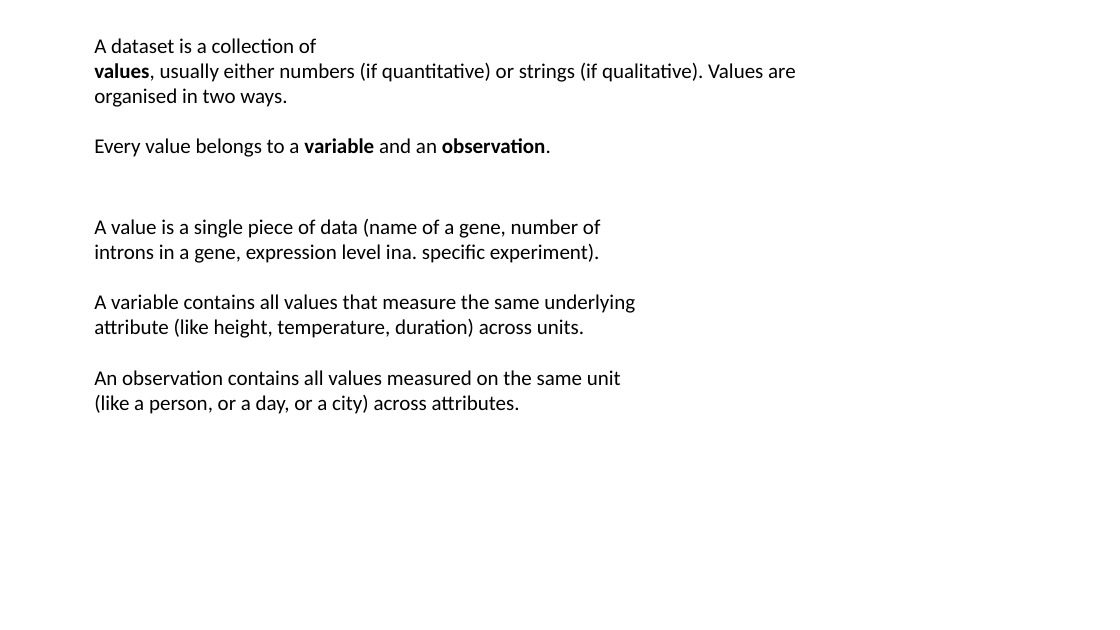
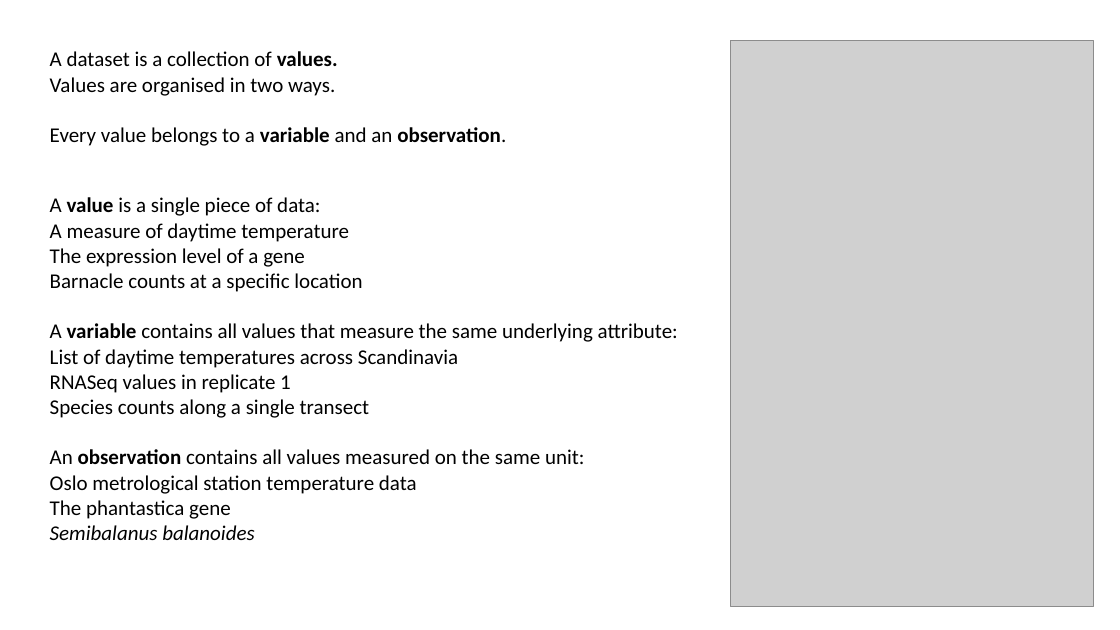
Before and after one commit to nicksavill/DEB_development, a slide deck: slide 3 of Week_2/TIdy_data.pptx. Drawn at 1120x630 pixels with LibreOffice and Linux fonts; fonts in the diff are those of the drawing; grey boxes stand for pictures. Boxes give left, top, right and bottom in pixels: in the first picture for what was removed or moved away, otherwise in the second. Text is boxed around its words. In the diff, an @@ line names an element or a change of style, - is before the commit and + after.

```diff
--- a/Week_2/TIdy_data.pptx
+++ b/Week_2/TIdy_data.pptx
@@ text "A dataset is a collection ...": place and size @@
-text "A dataset is a collection ..." at box(94, 38, 796, 157)
+text "A dataset is a collection ..." at box(50, 51, 506, 146)
@@ text at box(50, 51, 338, 96): text changed @@
-A dataset is a collection of
-values, usually either numbers (if quantitative) or strings (if qualitative). Values are organised in two ways.
+A dataset is a collection of values.
+Values are organised in two ways.
@@ picture added at box(731, 40, 1093, 607) @@
@@ text at box(50, 197, 678, 540): text changed @@
-A value is a single piece of data (name of a gene, number of introns in a gene, expression level ina. specific experiment).
-A variable contains all values that measure the same underlying attribute (like height, temperature, duration) across units.
-An observation contains all values measured on the same unit (like a person, or a day, or a city) across attributes.
+A value is a single piece of data:
+A measure of daytime temperature
+The expression level of a gene
+Barnacle counts at a specific location
+A variable contains all values that measure the same underlying attribute:
+List of daytime temperatures across Scandinavia
+RNASeq values in replicate 1
+Species counts along a single transect
+An observation contains all values measured on the same unit:
+Oslo metrological station temperature data
+The phantastica gene
+Semibalanus balanoides
```
Also in this commit, not shown: 3 other slides changed, 7 slides added, 13 other files.
